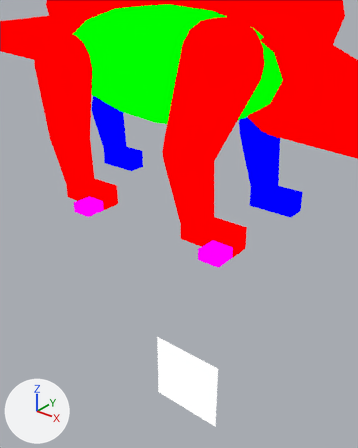
Two versions of the Blender file assets-source/blender/motion/stegosaurus-hop.blend, one commit apart.
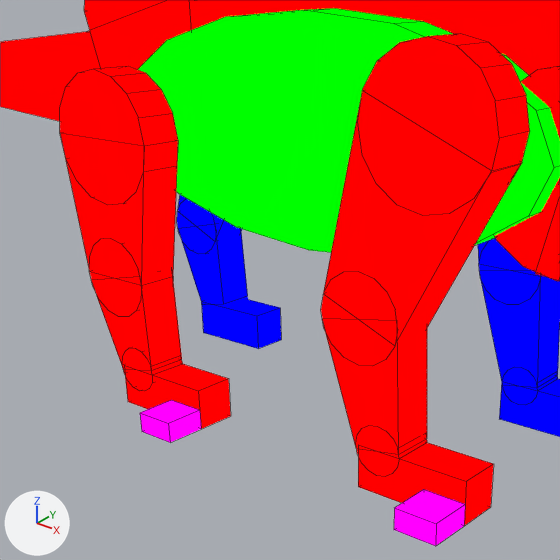
Old and new are each drawn from a 50 mm camera at (82.07, -37.24, 20.14) aimed at (76.29, -30.02, 15.66) and again close up on the part from 1% to 78% of the width and 0% to 61% of the height. The lights are fixed; the arrows at lower left show +X, +Y and +Z. The last two pictures show the newer version. The close-ups show mesh edges as thin lines.

The first close-up shows 'DinoTycoon_Motion_stegosaurus_hop_belly', 'DinoTycoon_Motion_stegosaurus_hop_far_front_1', 'DinoTycoon_Motion_stegosaurus_hop_near_back_0', 'DinoTycoon_Motion_stegosaurus_hop_near_back_1', 'DinoTycoon_Motion_stegosaurus_hop_near_back_joint_0', 'DinoTycoon_Motion_stegosaurus_hop_near_front_0', 'DinoTycoon_Motion_stegosaurus_hop_near_front_1', 'DinoTycoon_Motion_stegosaurus_hop_near_front_foot', 'DinoTycoon_Motion_stegosaurus_hop_near_front_joint_0', 'DinoTycoon_Motion_stegosaurus_hop_near_front_joint_1', 'DinoTycoon_Motion_stegosaurus_hop_tail', 'DinoTycoon_Motion_stegosaurus_hop_trunk' and 17 more.
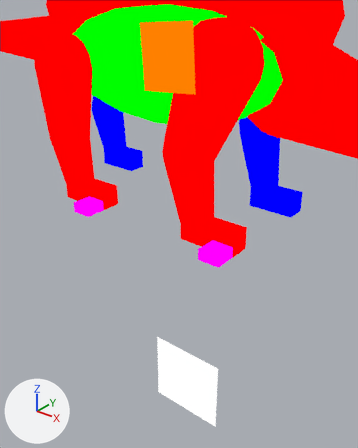
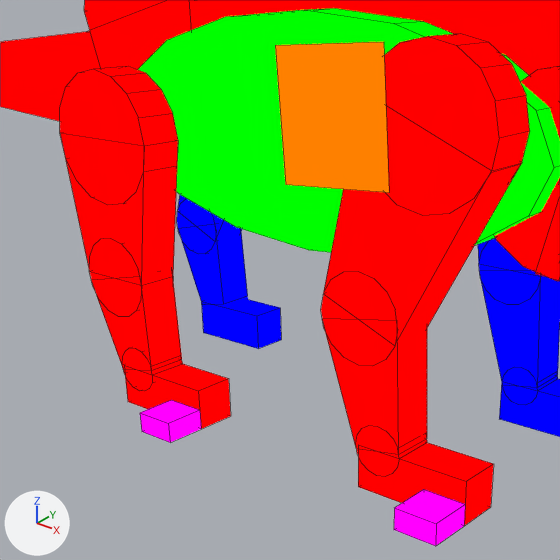
The newer file adds a shape key; the second version is drawn at full value of the shape key 'hop_04' of 'DinoTycoon_Motion_stegosaurus_hop_eye_white', and the change is written as the vertex moves it makes.

What changed in the scene script:
```text
Add mat_dinotycoon_role_y:
    mat_dinotycoon_role_y = emission_material('DinoTycoon_Role_Y')
    mat_dinotycoon_role_y.base_color = (1.0, 0.216, 0.0)  # orange #ff8000
Add me_dinotycoon_motion_stegosaurus_hop_sample_eye_white:
    me_dinotycoon_motion_stegosaurus_hop_sample_eye_white.from_pydata([(74.43, -29.0, 19.401), (75.827, -29.0, 19.49), (75.915, -29.0, 18.092), (74.518, -29.0, 18.004), (74.43, -29.0, 19.401), (75.827, -29.0, 19.49), (75.915, -29.0, 18.092), (74.518, -29.0, 18.004)], [], [(3, 2, 1, 0), (4, 5, 6, 7), (0, 1, 5, 4), (1, 2, 6, 5), (2, 3, 7, 6), (3, 0, 4, 7)])
    me_dinotycoon_motion_stegosaurus_hop_sample_eye_white.materials.append(mat_dinotycoon_role_y)  # orange #ff8000
Add ob_dinotycoon_motion_stegosaurus_hop_eye_white:
    ob_dinotycoon_motion_stegosaurus_hop_eye_white = bpy.data.objects.new('DinoTycoon_Motion_stegosaurus_hop_eye_white', me_dinotycoon_motion_stegosaurus_hop_sample_eye_white)
    ob_dinotycoon_motion_stegosaurus_hop_eye_white.location = (0.0, 0.0, 0.0)
```

Pixel boxes [x1, y1, x2, y2] of what changed, in the close-ups (560 x 560 px):
'DinoTycoon_Motion_stegosaurus_hop_eye_white', added (orange)
    after: [275, 42, 389, 193]
